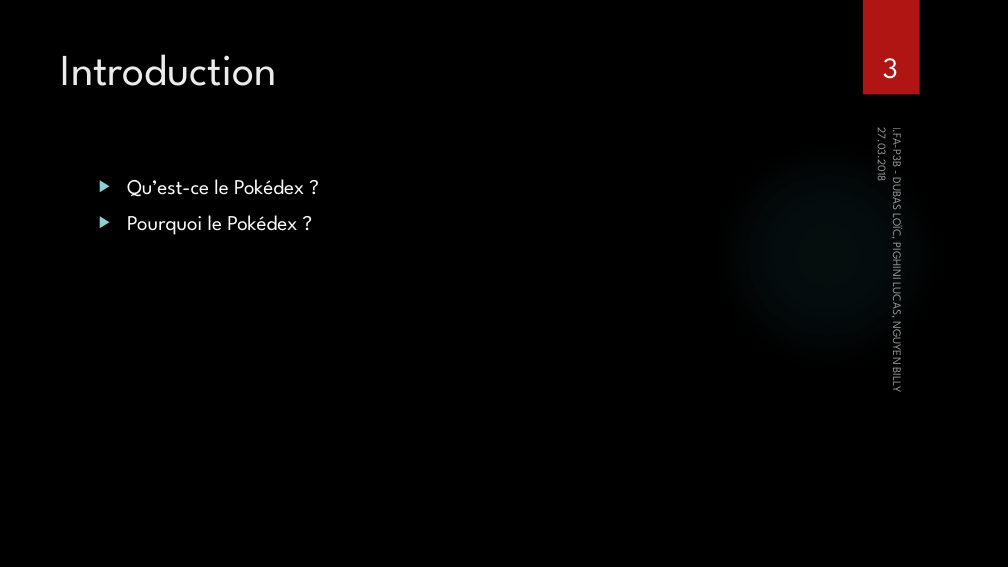
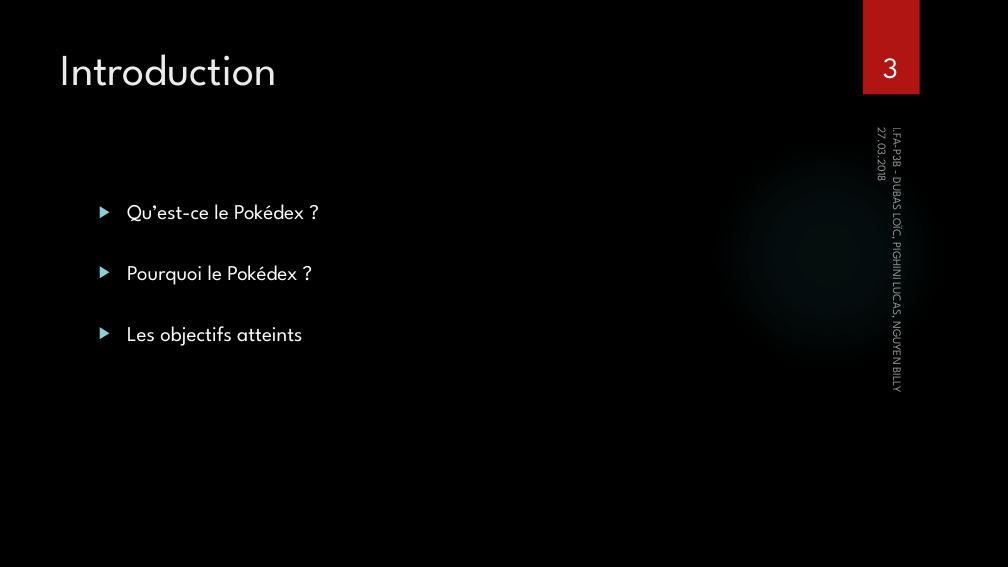
Before and after one commit to BillyNgu/pokedex, a slide deck: slide 3 of Documentation/Pokedex_presentation.pptx. Drawn at 1008x567 pixels with LibreOffice and Linux fonts; fonts in the diff are those of the drawing; background and template pictures are left out. Boxes give left, top, right and bottom in pixels: in the first picture for what was removed or moved away, otherwise in the second. Text is boxed around its words. In the diff, an @@ line names an element or a change of style, - is before the commit and + after.

Commit message:
update ppt

```diff
--- a/Documentation/Pokedex_presentation.pptx
+++ b/Documentation/Pokedex_presentation.pptx
@@ text at <box>127,204,304,285</box>: line spacing 1 to 2 @@
@@ text at <box>127,326,302,346</box>: paragraph added @@
+▶ Les objectifs atteints
```
